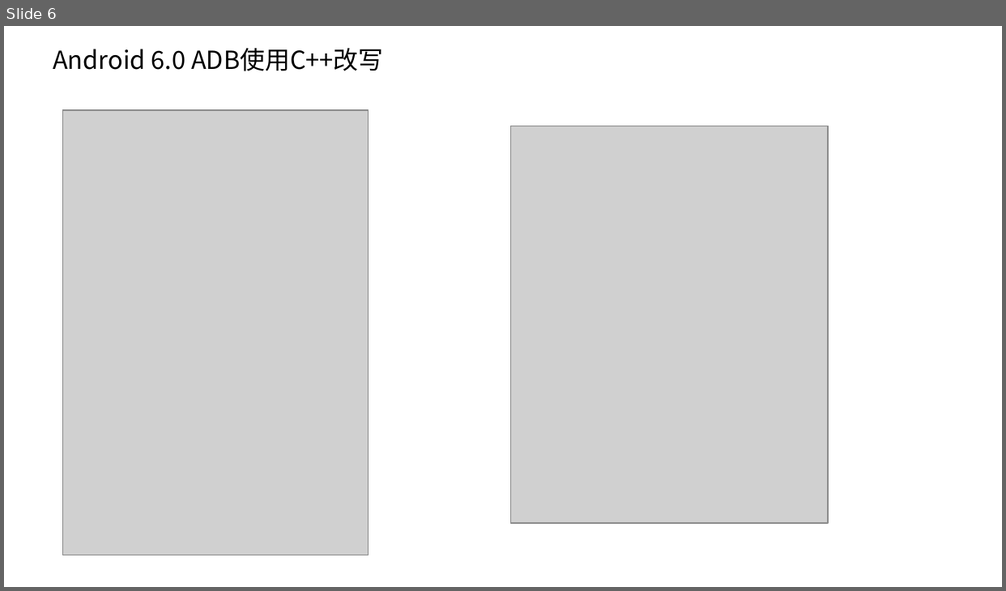
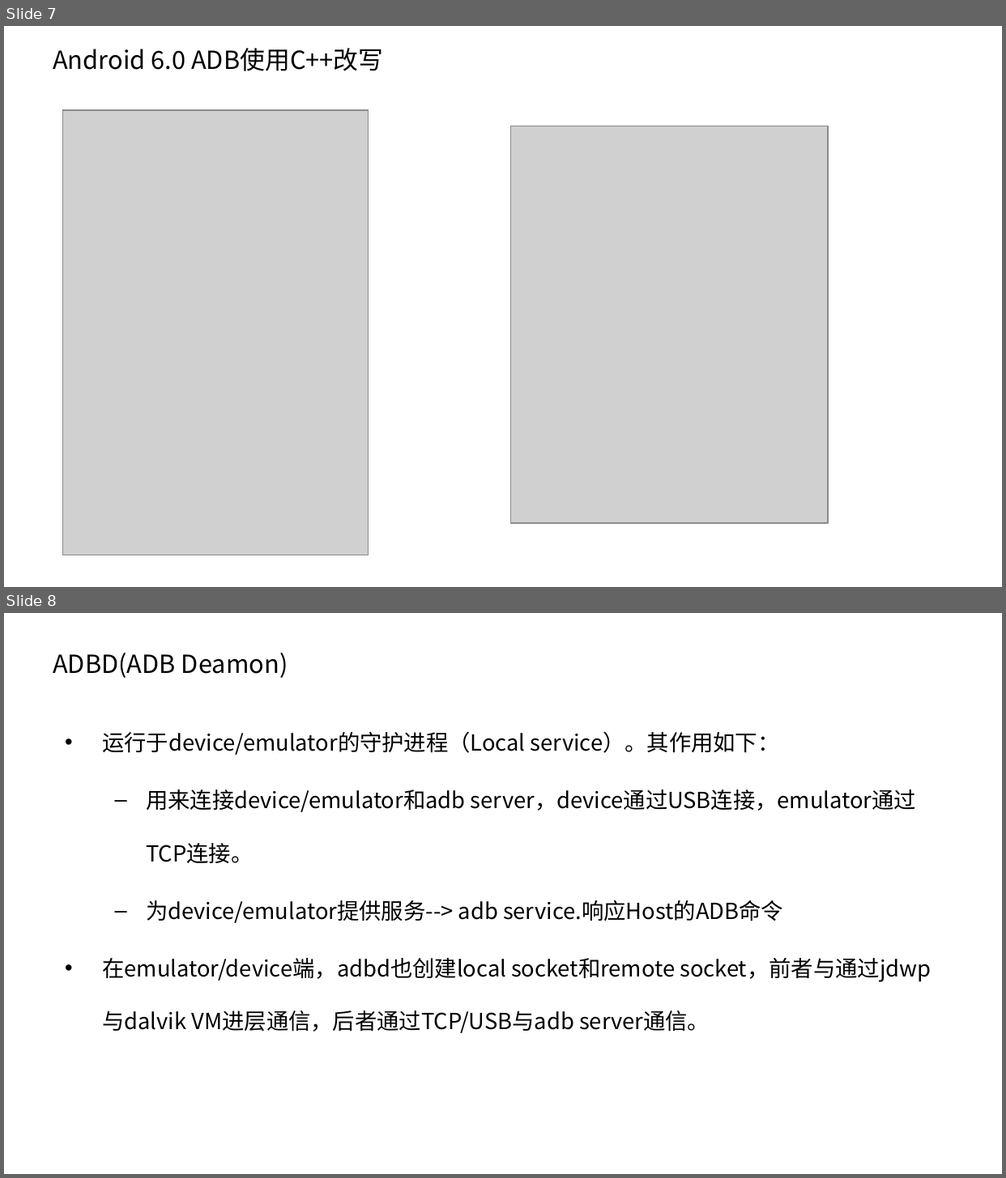
Before and after one commit to phybio/adb, a slide deck: adb.pptx. Shown one above the other, each under a label of ours: slide 6 before the commit, slides 7 and 8 after it. The pictures are 1006x591 and 1006x1178 pixels, drawn with LibreOffice and Linux fonts; fonts in the diff are those of the drawing; grey boxes stand for pictures; background and template pictures are left out. Boxes give left, top, right and bottom in pixels: in the first picture for what was removed or moved away, otherwise in the second. Text is boxed around its words. In the diff, an @@ line names an element or a change of style, - is before the commit and + after.

```diff
--- a/adb.pptx
+++ b/adb.pptx
@@ slide 8 added at bbox=[4, 613, 1002, 1174], background picture (left out) @@
@@ title added at bbox=[53, 653, 288, 678], 18 pt, text #000000 @@
+ADBD(ADB Deamon)
@@ text added at bbox=[102, 731, 931, 1033], 16 pt, text #000000 @@
+• 运行于device/emulator的守护进程（Local service）。其作用如下：
+  – 用来连接device/emulator和adb server，device通过USB连接，emulator通过TCP连接。
+  – 为device/emulator提供服务--> adb service.响应Host的ADB命令
+• 在emulator/device端，adbd也创建local socket和remote socket，前者与通过jdwp与dalvik VM进层通信，后者通过TCP/USB与adb server通信。
@@ what was slide 6 is now slide 7 @@
```
Also in this commit, not shown: 3 slides changed, 13 other slides added, 4 slides removed.
